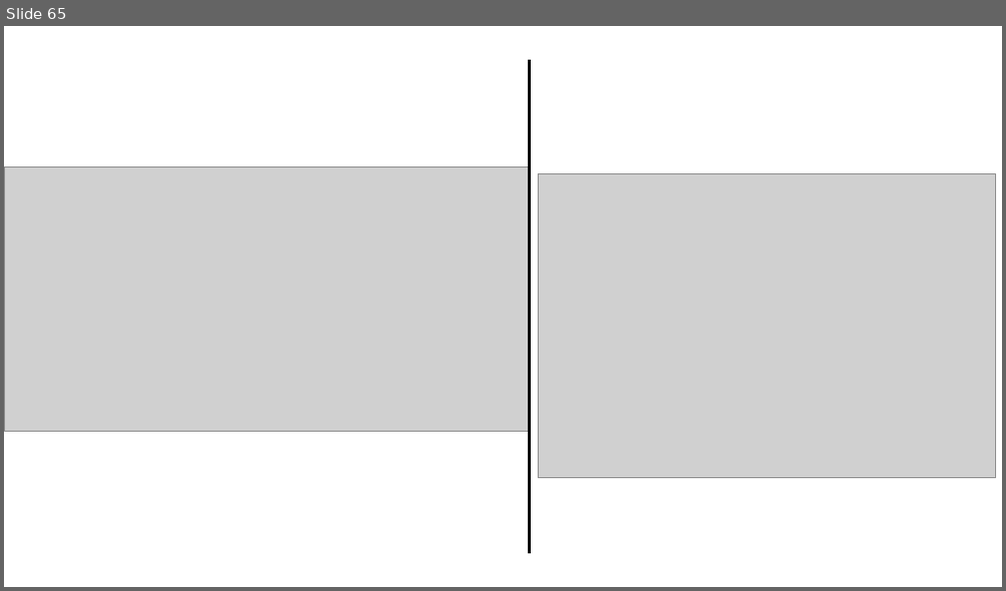
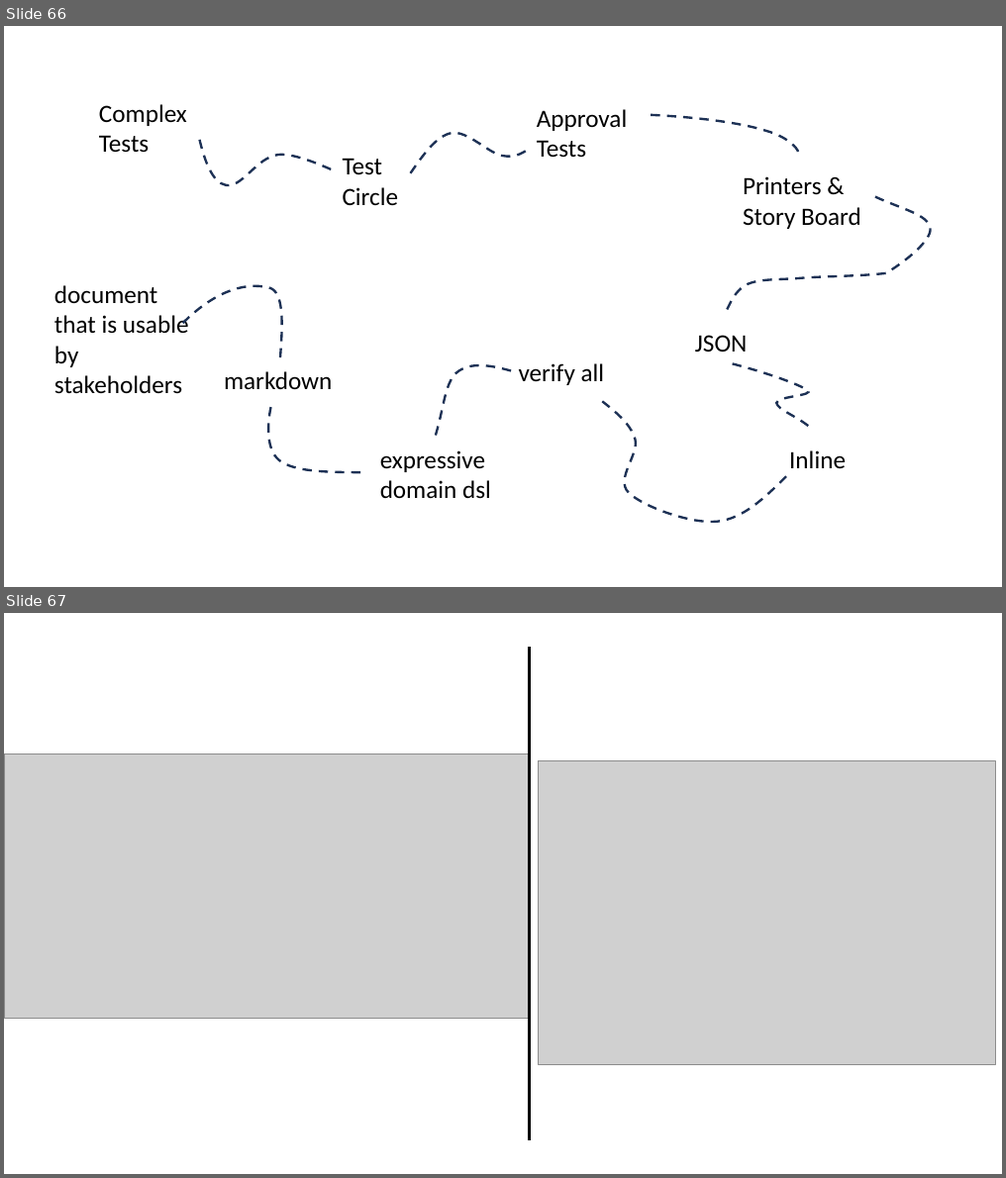
Before and after one commit to LearnWithLlew/TestingBetterWithApprovals.Slides, a slide deck: slides/Testing Better with Approvals.pptx. Shown one above the other, each under a label of ours: slide 65 before the commit, slides 66 and 67 after it. The pictures are 1006x591 and 1006x1178 pixels, drawn with LibreOffice and Linux fonts; fonts in the diff are those of the drawing; grey boxes stand for pictures. Boxes give left, top, right and bottom in pixels: in the first picture for what was removed or moved away, otherwise in the second. Text is boxed around its words. In the diff, an @@ line names an element or a change of style, - is before the commit and + after.

Commit message:
. d slides

```diff
--- a/slides/Testing Better with Approvals.pptx
+++ b/slides/Testing Better with Approvals.pptx
@@ slide 66 added at (4, 26, 1002, 587), background #FFFFFF @@
@@ text added at (99, 104, 187, 152), 24 pt, text #000000 @@
+Complex
+Tests
@@ text added at (537, 109, 627, 157), 24 pt, text #000000 @@
+Approval
+Tests
@@ freeform shape added at (199, 140, 333, 185), outline #1E3256 2.25 pt dashed @@
@@ freeform shape added at (411, 133, 529, 174), outline #1E3256 2.25 pt dashed @@
@@ freeform shape added at (650, 115, 798, 153), outline #1E3256 2.25 pt dashed @@
@@ text added at (343, 158, 399, 205), 24 pt, text #000000 @@
+Test
+Circle
@@ freeform shape added at (727, 196, 931, 310), outline #1E3256 2.25 pt dashed @@
@@ text added at (743, 176, 861, 229), 24 pt, text #000000 @@
+Printers & Story Board
@@ text added at (54, 285, 189, 394), 24 pt, text #000000 @@
+document
+that is usable by stakeholders
@@ freeform shape added at (183, 286, 282, 358), outline #1E3256 2.25 pt dashed @@
@@ text added at (695, 335, 747, 352), 24 pt, text #000000 @@
+JSON
@@ text added at (224, 372, 332, 390), 24 pt, text #000000 @@
+markdown
@@ freeform shape added at (435, 368, 512, 440), outline #1E3256 2.25 pt dashed @@
@@ text added at (519, 364, 605, 385), 24 pt, text #000000 @@
+verify all
@@ freeform shape added at (733, 365, 810, 427), outline #1E3256 2.25 pt dashed @@
@@ freeform shape added at (268, 402, 360, 472), outline #1E3256 2.25 pt dashed @@
@@ freeform shape added at (600, 399, 786, 522), outline #1E3256 2.25 pt dashed @@
@@ text added at (380, 451, 491, 498), 24 pt, text #000000 @@
+expressive domain dsl
@@ text added at (789, 451, 846, 469), 24 pt, text #000000 @@
+Inline
@@ what was slide 65 is now slide 67 @@
```
Also in this commit, not shown: 1 slide changed, 2 other slides added, 1 slide removed.
